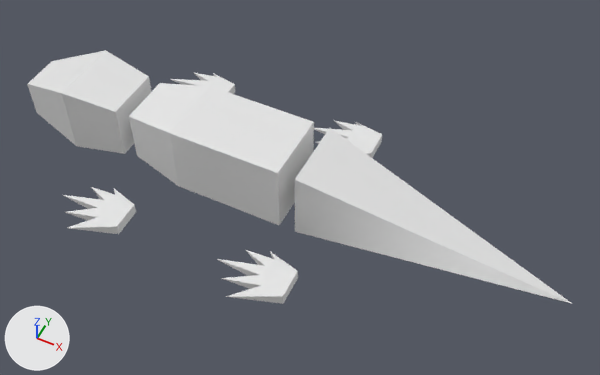
One commit to the glTF model dist/obj/lizard.gltf: the scene before it, then after it.
Both versions are drawn from a camera (50 mm lens) standing at (0.127, -0.245, 0.317) and looking at (0.006, -0.003, 0.014). The lights are fixed; the arrows at lower left show +X, +Y and +Z. Where no turn or scale is listed for an object, it has been applied to the vertices.

The scene before the commit, as lines of its bpy script (objects in view):
```python
me_cube_003 = bpy.data.meshes.new('Cube.003')
me_cube_003.from_pydata(...)  # 12 vertices, 20 faces; spans x -0.0312..0.0301, y -0.0188..0.0188, z -0.0173..0.0204
me_cube_003.materials.append(mat_material)  # white #e7e7e7
me_plane = bpy.data.meshes.new('Plane')
me_plane.from_pydata(...)  # 17 vertices, 30 faces; spans x -0.0251..0.0152, y -0.0168..0.0155, z -0.0021..0.0038
me_plane_001 = bpy.data.meshes.new('Plane.001')
me_plane_001.from_pydata(...)  # 17 vertices, 30 faces; spans x -0.0251..0.0152, y -0.0168..0.0155, z -0.0021..0.0038
me_plane_002 = bpy.data.meshes.new('Plane.002')
me_plane_002.from_pydata(...)  # 17 vertices, 30 faces; spans x -0.0251..0.0152, y -0.0168..0.0155, z -0.0021..0.0038
me_plane_003 = bpy.data.meshes.new('Plane.003')
me_plane_003.from_pydata(...)  # 17 vertices, 30 faces; spans x -0.0251..0.0152, y -0.0168..0.0155, z -0.0021..0.0038
ob_foot_0 = bpy.data.objects.new('Foot-0', me_plane_002)
ob_foot_0.location = (0.01, -0.05, 0.002)
ob_foot_1 = bpy.data.objects.new('Foot-1', me_plane_001)
ob_foot_1.location = (-0.08, -0.05, 0.0021)
ob_foot_2 = bpy.data.objects.new('Foot-2', me_plane)
ob_foot_2.location = (-0.08, 0.05, 0.002)
ob_foot_3 = bpy.data.objects.new('Foot-3', me_plane_003)
ob_foot_3.location = (0.01, 0.05, 0.002)
ob_head = bpy.data.objects.new('Head', me_cube_003)
ob_head.location = (-0.12, -0.0005, 0.0182)
# also in view: 'Body' at (-0.04, 0.0, 0.02); 'Tail' at (0.077, 0.0, 0.02)
```
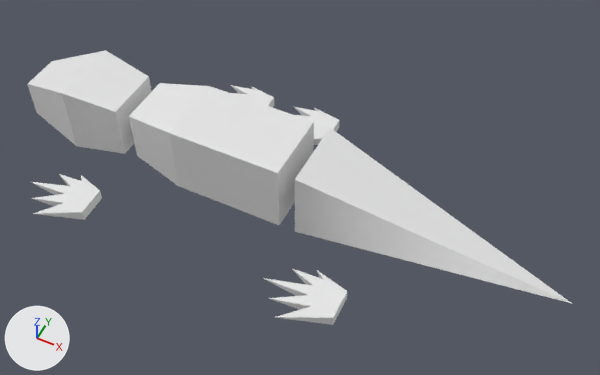
Commit message: lizard walk only

Boxes [x1, y1, x2, y2] around the edits, measured in the pictures (600 x 375 px):
'Foot-0', moved: before [217, 250, 298, 304]; after [263, 269, 347, 325]
'Foot-1', moved: before [63, 187, 136, 234]; after [32, 174, 102, 220]
'Foot-3', moved: before [314, 120, 382, 158]; after [294, 107, 339, 145]
'Foot-2', moved: before [171, 72, 235, 94]; after [231, 85, 274, 108]

The change, as a diff of the scene's bpy script:
```diff
--- a/dist/obj/lizard.gltf.py
+++ b/dist/obj/lizard.gltf.py
@@ ob_foot_1 @@
 ob_foot_1 = bpy.data.objects.new('Foot-1', me_plane_001)
-ob_foot_1.location = (-0.08, -0.05, 0.0021)
+ob_foot_1.location = (-0.1005, -0.05, 0.002)
@@ ob_foot_0 @@
 ob_foot_0 = bpy.data.objects.new('Foot-0', me_plane_002)
-ob_foot_0.location = (0.01, -0.05, 0.002)
+ob_foot_0.location = (0.035, -0.05, 0.002)
@@ ob_foot_2 @@
 ob_foot_2 = bpy.data.objects.new('Foot-2', me_plane)
-ob_foot_2.location = (-0.08, 0.05, 0.002)
+ob_foot_2.location = (-0.055, 0.05, 0.002)
@@ ob_foot_3 @@
 ob_foot_3 = bpy.data.objects.new('Foot-3', me_plane_003)
-ob_foot_3.location = (0.01, 0.05, 0.002)
+ob_foot_3.location = (-0.015, 0.05, 0.002)
```
